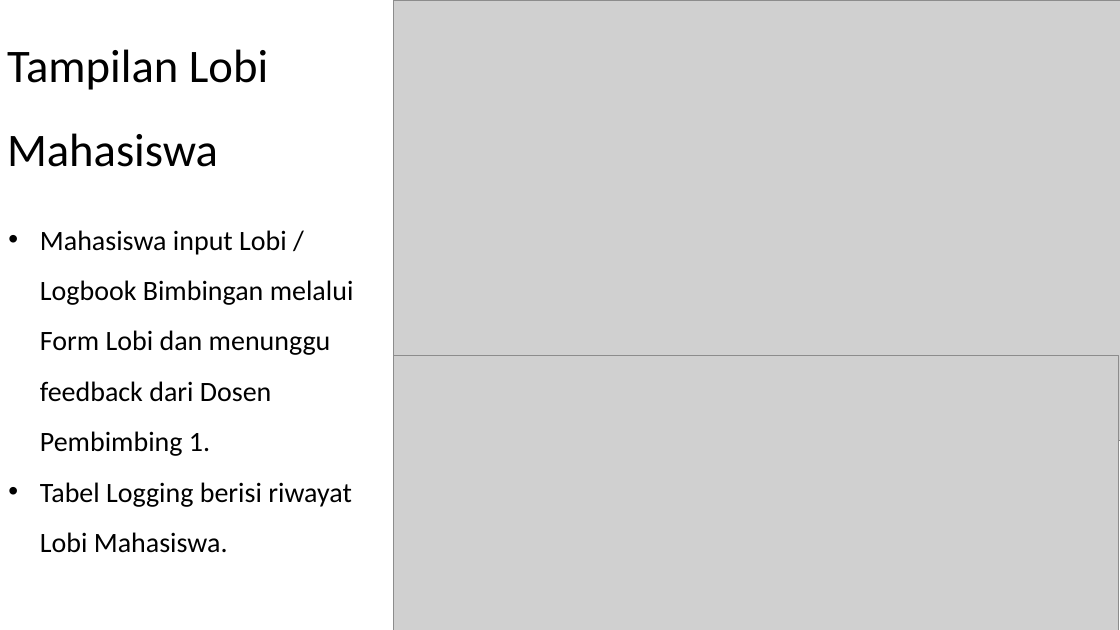
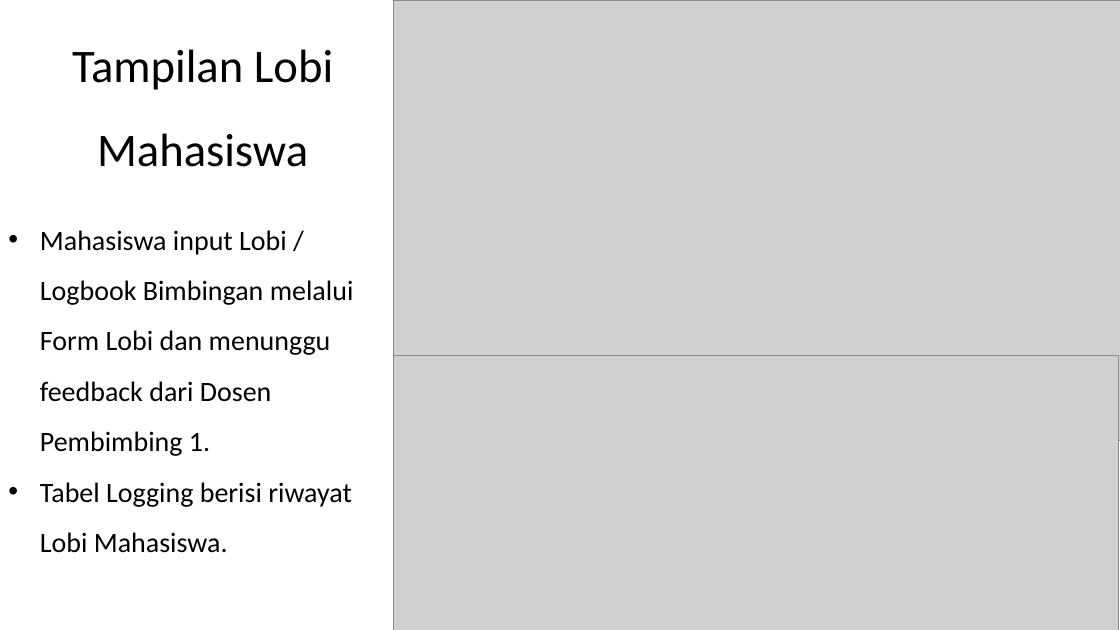
Before and after one commit to lumbricina/fitmvc, a slide deck: slide 7 of public/dokumen/panduan.pptx. Drawn at 1120x630 pixels with LibreOffice and Linux fonts; fonts in the diff are those of the drawing; grey boxes stand for pictures. Boxes give left, top, right and bottom in pixels: in the first picture for what was removed or moved away, otherwise in the second. Text is boxed around its words. In the diff, an @@ line names an element or a change of style, - is before the commit and + after.

```diff
--- a/public/dokumen/panduan.pptx
+++ b/public/dokumen/panduan.pptx
@@ title "Tampilan Lobi Mahasiswa" at box(72, 49, 333, 167): alignment left to centre @@
```
Also in this commit, not shown: 6 other slides changed, 5 other files.
